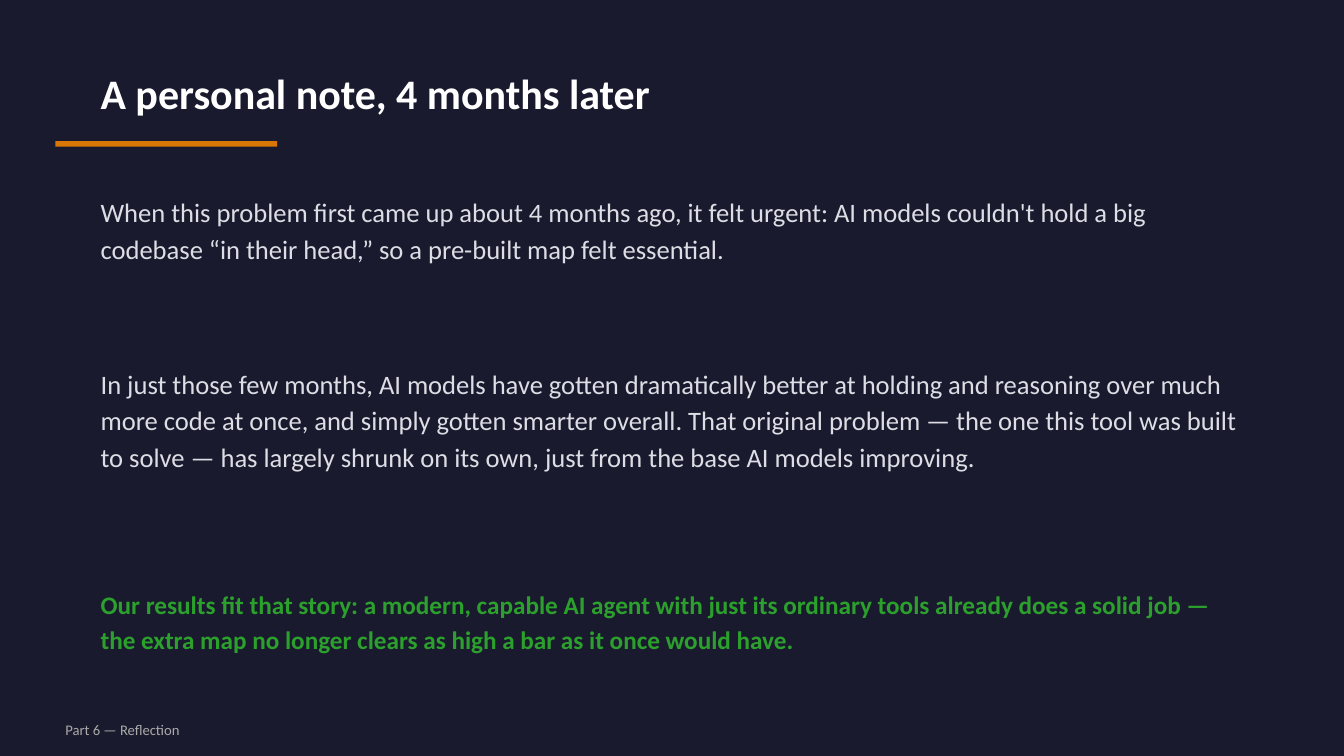
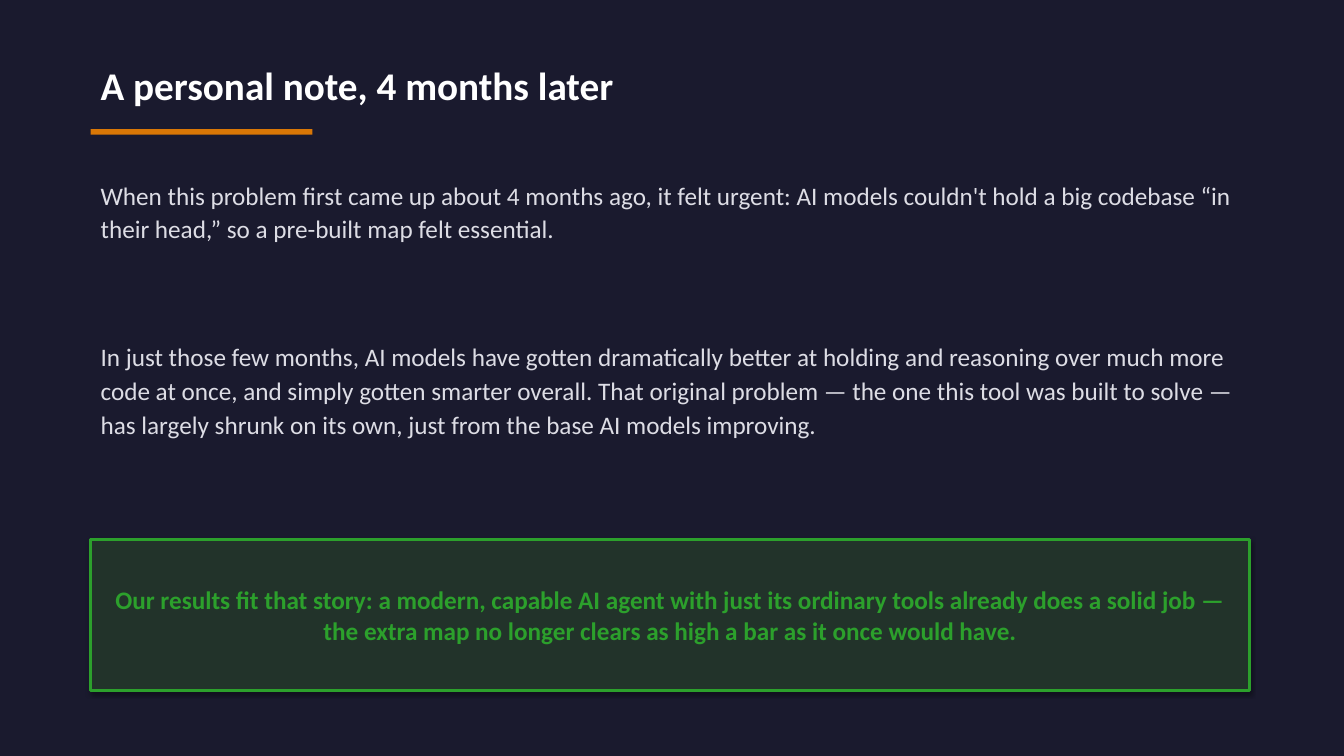
Before and after one commit to shobhit0521/Test_context, a slide deck: slide 12 of presentation/ContextAI_Evaluation.pptx (slide 24 before the commit). Drawn at 1344x756 pixels with LibreOffice and Linux fonts; fonts in the diff are those of the drawing. Boxes give left, top, right and bottom in pixels: in the first picture for what was removed or moved away, otherwise in the second. Text is boxed around its words. In the diff, an @@ line names an element or a change of style, - is before the commit and + after.

```diff
--- a/presentation/ContextAI_Evaluation.pptx
+++ b/presentation/ContextAI_Evaluation.pptx
@@ text "A personal note, 4 months ..." at (101,72,613,106): size 30 to 28 pt; line spacing 1.15 to 1.12 @@
@@ rectangle: place and size @@
-rectangle at (55,141,277,147)
+rectangle at (91,129,313,135)
@@ text "When this problem first came ...": place and size @@
-text "When this problem first came ..." at (101,203,1146,264)
+text "When this problem first came ..." at (101,187,1231,242)
@@ text "When this problem first came ..." at (101,187,1231,242): size 19 to 18 pt; line spacing 1.15 to 1.12 @@
@@ text "In just those few months, ..." at (101,348,1223,439): size 19 to 18 pt; line spacing 1.15 to 1.12 @@
@@ text "In just those few months, ...": place and size @@
-text "In just those few months, ..." at (101,375,1236,472)
+text "In just those few months, ..." at (101,348,1223,439)
@@ rectangle "Our results fit that story: ...": place and size @@
-rectangle "Our results fit that story: ..." at (101,596,1180,653)
+rectangle "Our results fit that story: ..." at (91,539,1250,691)
@@ rectangle "Our results fit that story: ..." at (91,539,1250,691): alignment left to centre; line spacing 1.15 to 1; vertical alignment top to middle; fill none to #22332A; outline none to #2CA02C 2.25 pt; shadow on @@
@@ text removed at (65,725,180,735) @@
-Part 6 — Reflection
```
Also in this commit, not shown: 5 other slides changed, 7 slides added, 20 slides removed, 7 other files.
